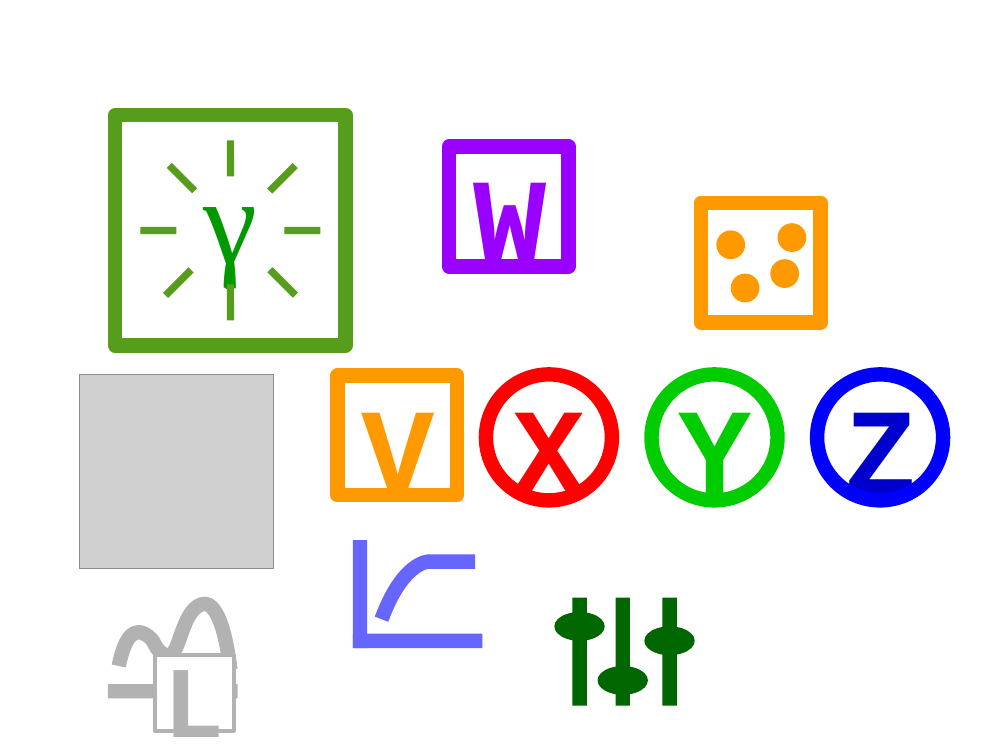
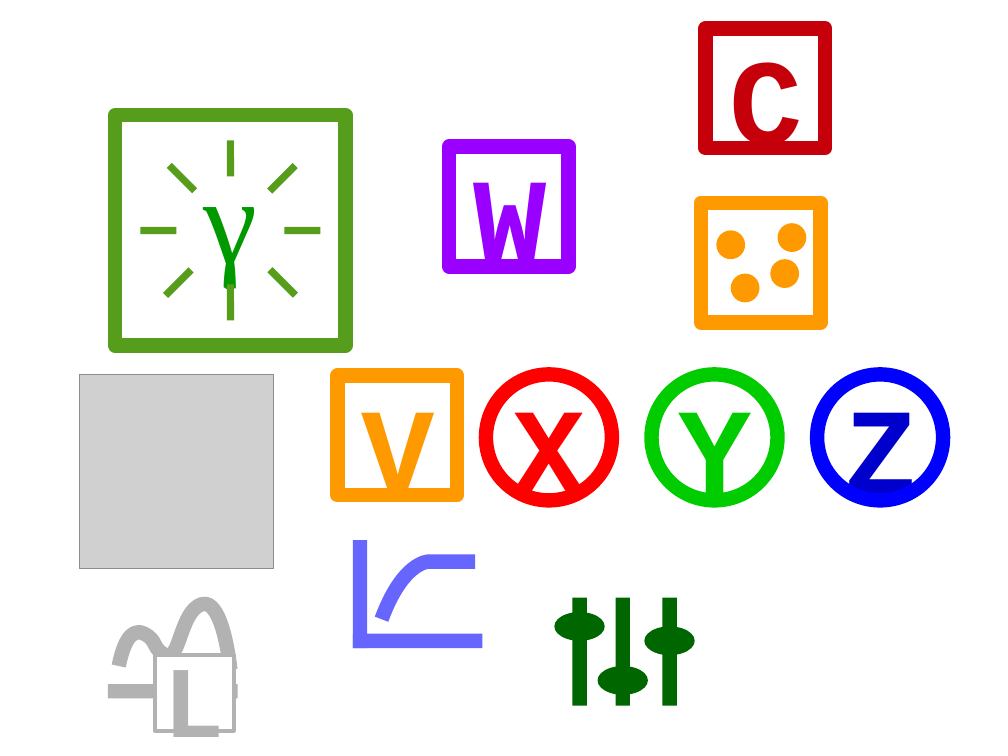
Before and after one commit to PauloCarvalhoRJ/gammaray, a slide deck: slide 1 of art/logo.odp. Drawn at 1008x756 pixels with LibreOffice and Linux fonts; fonts in the diff are those of the drawing; grey boxes stand for pictures. Boxes give left, top, right and bottom in pixels: in the first picture for what was removed or moved away, otherwise in the second. Text is boxed around its words. In the diff, an @@ line names an element or a change of style, - is before the commit and + after.

```diff
--- a/art/logo.odp
+++ b/art/logo.odp
@@ rectangle added at (706, 28, 826, 148), outline #C5000B 11.34 pt @@
@@ text added at (730, 62, 803, 155), 96 pt, text #C5000B, bold @@
+C
```
Also in this commit, not shown: 13 other files.
